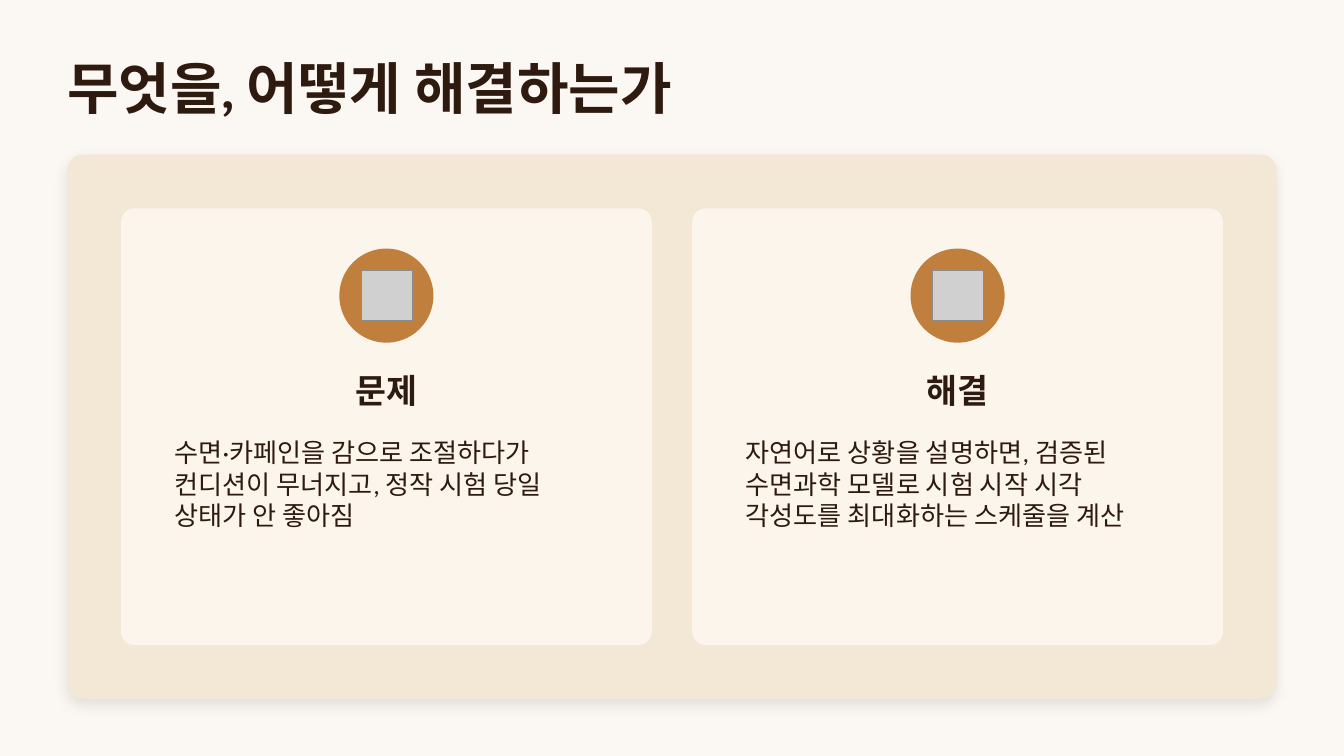
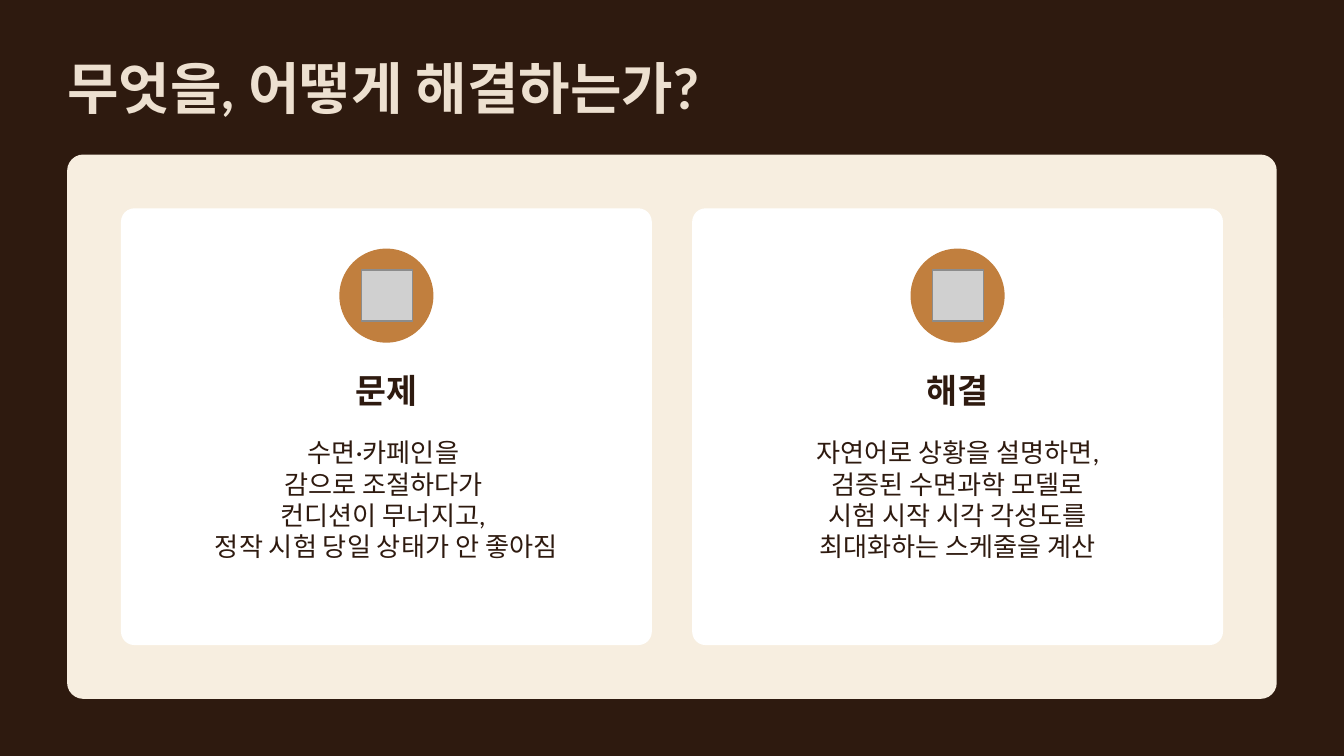
Before and after one commit to Mureung1/hub-showcase, a slide deck: slide 2 of exam-cram-scheduler/docs/presentation/기획서.pptx. Drawn at 1344x756 pixels with LibreOffice and Linux fonts; fonts in the diff are those of the drawing; grey boxes stand for pictures. Boxes give left, top, right and bottom in pixels: in the first picture for what was removed or moved away, otherwise in the second. Text is boxed around its words. In the diff, an @@ line names an element or a change of style, - is before the commit and + after.

```diff
--- a/exam-cram-scheduler/docs/presentation/기획서.pptx
+++ b/exam-cram-scheduler/docs/presentation/기획서.pptx
@@ background #FBF7F2 to #2E1A0F @@
@@ text at bbox=[67, 62, 699, 117]: text changed; font Cambria to Lato; text colour #2E1A0F to #EDE0D0 @@
-무엇을, 어떻게 해결하는가
+무엇을, 어떻게 해결하는가?
@@ rounded rectangle at bbox=[67, 155, 1277, 699]: fill #F3E7D6 to #F7EEE0; shadow off @@
@@ rounded rectangle at bbox=[121, 208, 652, 645]: fill #FBF5EB to #FFFFFF @@
@@ rounded rectangle at bbox=[692, 208, 1223, 645]: fill #FBF5EB to #FFFFFF @@
@@ text "문제" at bbox=[356, 375, 418, 406]: font Cambria to Lato @@
@@ text "해결" at bbox=[927, 375, 989, 406]: font Cambria to Lato @@
@@ text at bbox=[215, 440, 557, 558]: text changed; font Calibri to Lato @@
-수면·카페인을 감으로 조절하다가 컨디션이 무너지고, 정작 시험 당일 상태가 안 좋아짐
+수면·카페인을
+감으로 조절하다가
+컨디션이 무너지고,
+정작 시험 당일 상태가 안 좋아짐
@@ text at bbox=[816, 440, 1099, 558]: text changed; font Calibri to Lato @@
-자연어로 상황을 설명하면, 검증된 수면과학 모델로 시험 시작 시각 각성도를 최대화하는 스케줄을 계산
+자연어로 상황을 설명하면,
+검증된 수면과학 모델로
+시험 시작 시각 각성도를
+최대화하는 스케줄을 계산
```
Also in this commit, not shown: 6 other slides changed, 2 slides removed, 12 other files.
